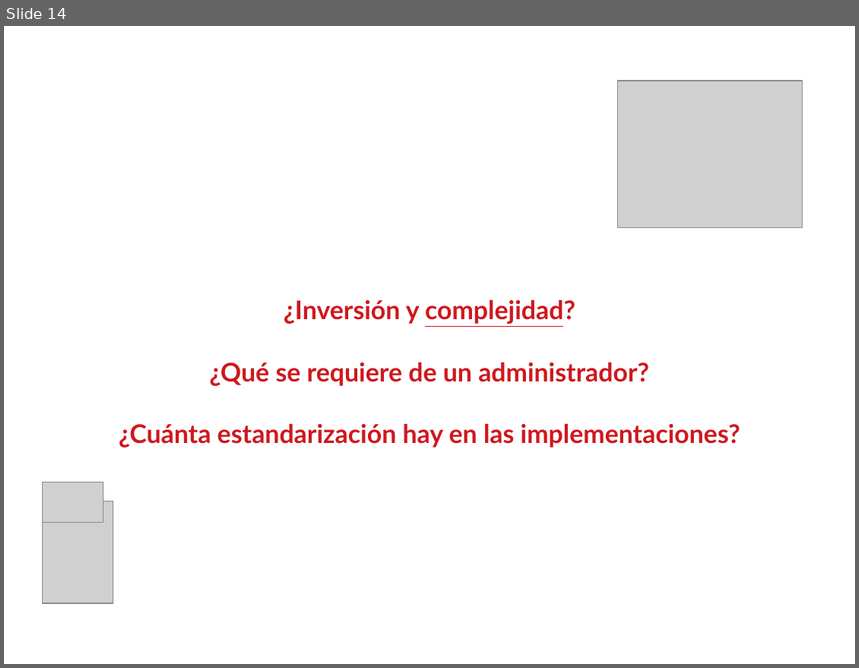
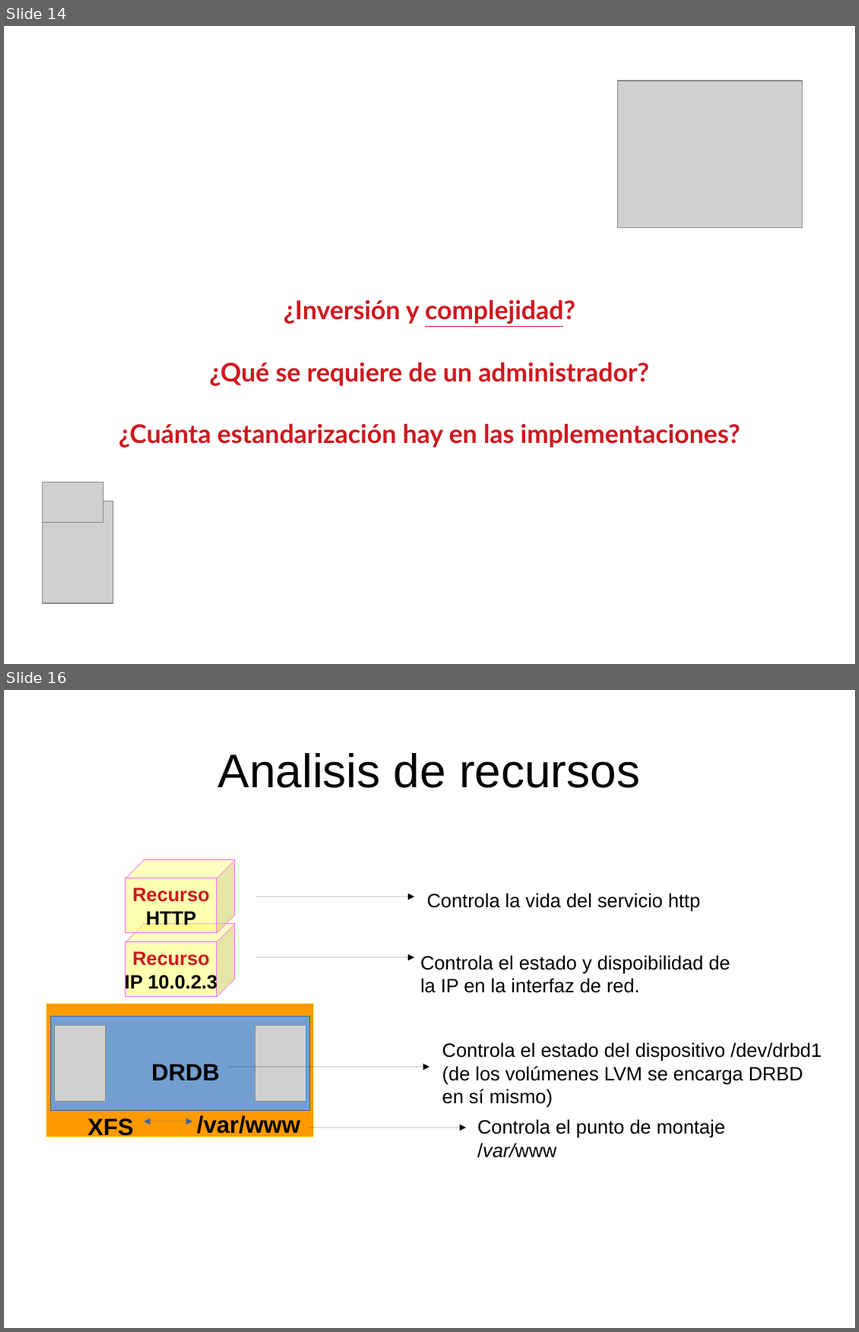
Before and after one commit to niniadcobre/asa, a slide deck: clases/cluster.odp. Shown one above the other, each under a label of ours: slide 14 before the commit, slides 14 and 16 after it; the slides between them are not shown. The pictures are 859x668 and 859x1332 pixels, drawn with LibreOffice and Linux fonts; fonts in the diff are those of the drawing; grey boxes stand for pictures. Boxes give left, top, right and bottom in pixels: in the first picture for what was removed or moved away, otherwise in the second. Text is boxed around its words. In the diff, an @@ line names an element or a change of style, - is before the commit and + after.

```diff
--- a/clases/cluster.odp
+++ b/clases/cluster.odp
@@ slide 16 added at <box>4,690,855,1328</box>, background #FFFFFF @@
@@ title added at <box>218,753,640,788</box>, 44 pt, text #000000 @@
+Analisis de recursos
@@ cube added at <box>126,860,235,932</box>, fill #FFFF66 at 50% opacity, outline #FF66FF 0 pt, 18 pt, text #CE181E, bold @@
+Recurso
+HTTP
@@ text added at <box>427,893,700,911</box>, 18 pt, text #000000 @@
+Controla la vida del servicio http
@@ arrow added from (256, 897) to (414, 897), #000000 0 pt @@
@@ cube added at <box>126,924,235,996</box>, fill #FFFF66 at 50% opacity, outline #FF66FF 0 pt, 18 pt, text #000000, bold @@
+Recurso
+IP 10.0.2.3
@@ arrow added from (256, 958) to (414, 958), #000000 0 pt @@
@@ text added at <box>420,955,731,993</box>, 18 pt, text #000000 @@
+Controla el estado y dispoibilidad de la IP en la interfaz de red.
@@ rectangle added at <box>47,1004,314,1138</box>, fill #FF9900, outline #FFFF66 0 pt @@
@@ rectangle added at <box>51,1017,310,1111</box>, fill #729FCF, outline #3465A4 0 pt @@
@@ picture added at <box>55,1026,106,1102</box> @@
@@ picture added at <box>256,1026,306,1102</box> @@
@@ text added at <box>443,1043,822,1108</box>, 18 pt, text #000000 @@
+Controla el estado del dispositivo /dev/drbd1
+(de los volúmenes LVM se encarga DRBD en sí mismo)
@@ text added at <box>151,1064,220,1081</box>, 22 pt, text #000000, bold @@
+DRDB
@@ arrow added from (227, 1067) to (430, 1067), #000000 0 pt @@
@@ text added at <box>88,1119,133,1140</box>, 22 pt, text #000000, bold @@
+XFS
@@ double arrow added from (144, 1122) to (192, 1122), #3465A4 0 pt @@
@@ text added at <box>197,1116,300,1138</box>, 22 pt, text #000000, bold @@
+/var/www
@@ text added at <box>477,1119,725,1158</box>, 18 pt, text #000000 @@
+Controla el punto de montaje /var/www
@@ arrow added from (308, 1128) to (466, 1128), #000000 0 pt @@
```
Also in this commit, not shown: 6 other slides added.
